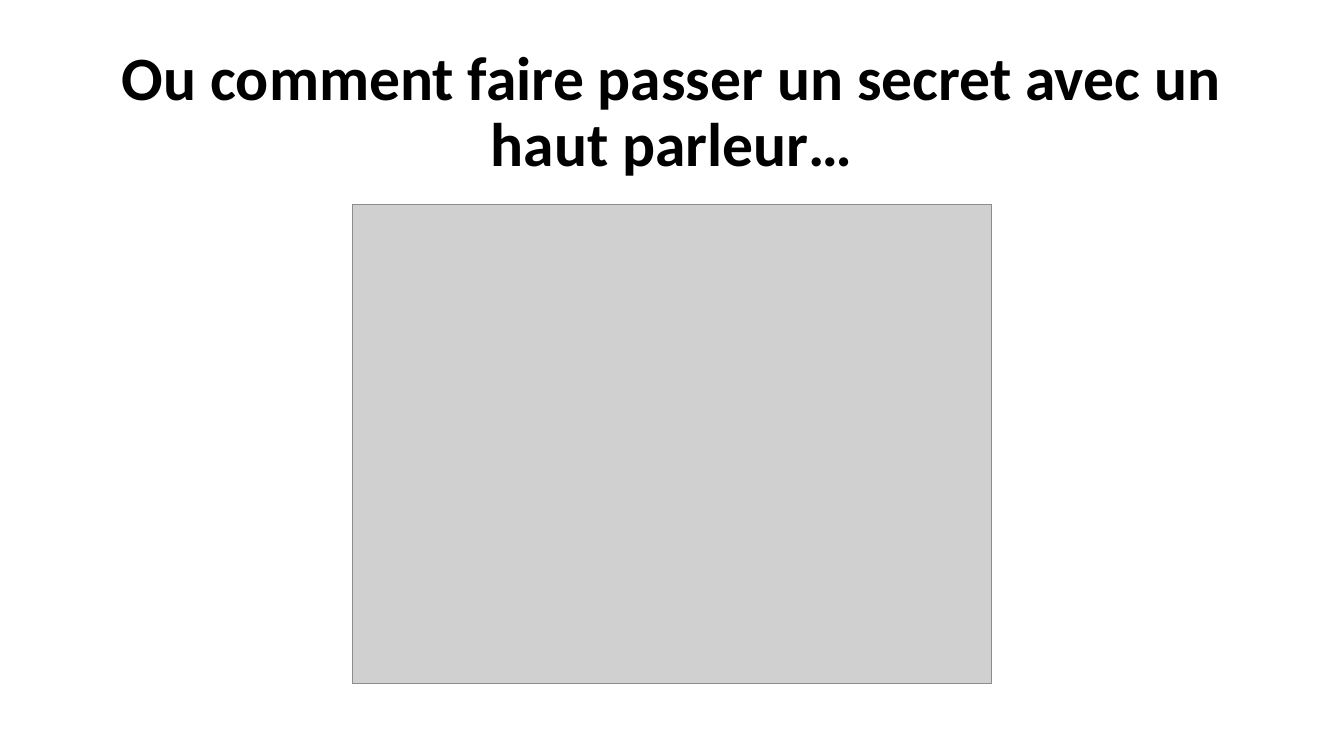
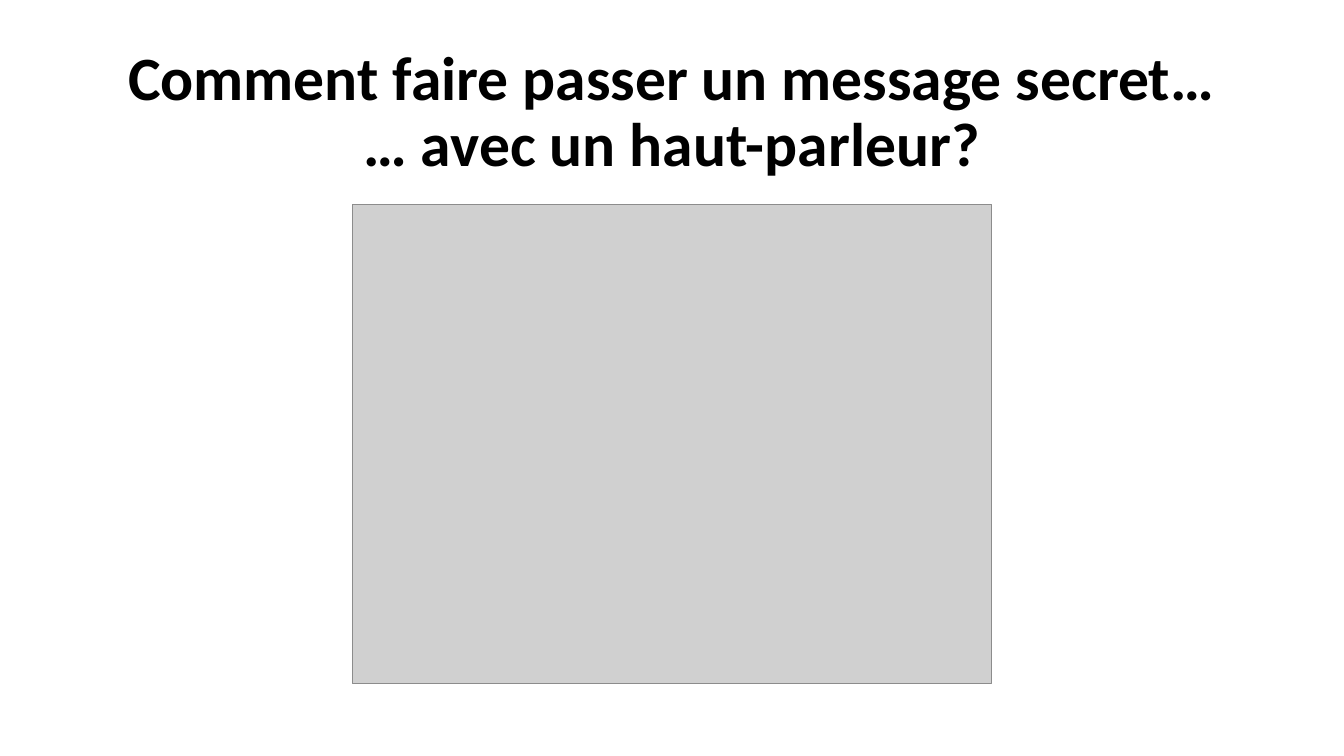
Before and after one commit to pauldubois98/AsymmetricCryptographyTalk, a slide deck: slide 6 of slides.pptx (slide 2 before the commit). Drawn at 1344x756 pixels with LibreOffice and Linux fonts; fonts in the diff are those of the drawing; grey boxes stand for pictures. Boxes give left, top, right and bottom in pixels: in the first picture for what was removed or moved away, otherwise in the second. Text is boxed around its words. In the diff, an @@ line names an element or a change of style, - is before the commit and + after.

```diff
--- a/slides.pptx
+++ b/slides.pptx
@@ title at (x1=128, y1=56, x2=1214, y2=176): text changed @@
-Ou comment faire passer un secret avec un haut parleur…
+Comment faire passer un message secret…
+… avec un haut-parleur?
```
Also in this commit, not shown: 2 slides added.
